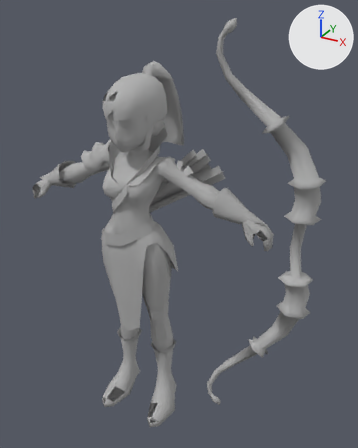
Before and after pictures for a commit that changed the FBX model Assets/GameCharacters/PlayableUnits/Archer/Models/Archer_Attack.FBX.
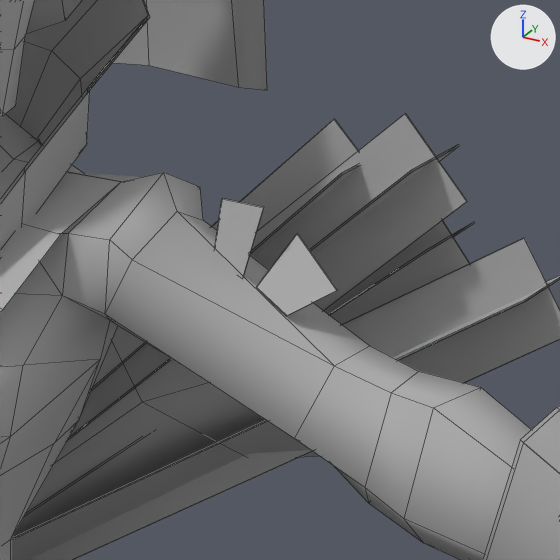
Each version is shown whole from a 50 mm camera at (1.159, -1.708, 1.913) aimed at (0.145, 0.135, 0.992), then close up on the part from 41% to 63% of the width and 30% to 47% of the height. Lighting does not change. The marker at upper right points along +X, +Y and +Z. The close-ups show mesh edges as thin lines. Where no turn or scale is listed for an object, it has been applied to the vertices. Vertices at the same position are counted once.

In view in the first close-up: 'Arquera_Body', 'Arquera_Flecha'.
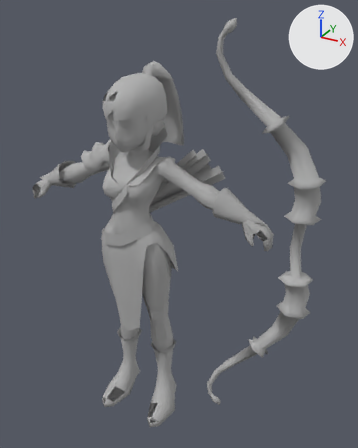
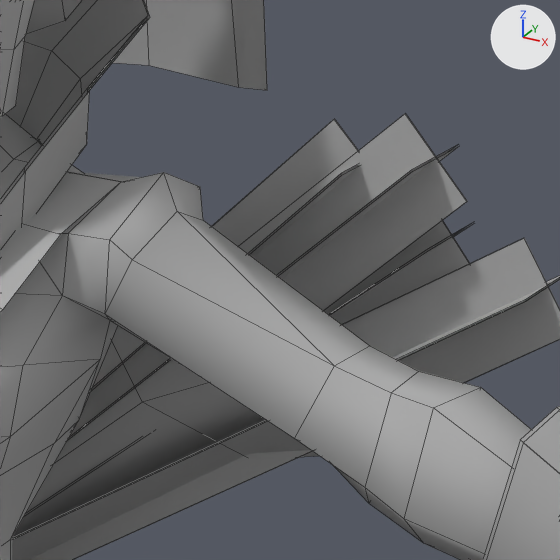
The change, as a diff of the scene's bpy script:
```diff
--- a/Assets/GameCharacters/PlayableUnits/Archer/Models/Archer_Attack.FBX.py
+++ b/Assets/GameCharacters/PlayableUnits/Archer/Models/Archer_Attack.FBX.py
@@ me_mesh @@
 me_mesh.from_pydata(...)  # 1056 vertices, 1026 faces; spans x -0.62..0.62, y -0.15..0.31, z 0.0..1.7
 # used by ob_arquera_body; location = (0.0, 0.0, 0.0)
+# me_mesh part 1: the loose piece of 4 vertices spanning x 0.2..0.23, y 0.02..0.03, z 1.29..1.33 is deleted
+# me_mesh part 2: the loose piece of 4 vertices spanning x 0.2..0.23, y 0.02..0.03, z 1.29..1.33 is deleted
+# me_mesh part 3: the loose piece of 4 vertices spanning x 0.23..0.27, y 0.01..0.04, z 1.28..1.31 is deleted
+# me_mesh part 4: the loose piece of 4 vertices spanning x 0.23..0.27, y 0.01..0.04, z 1.28..1.31 is deleted
 me_mesh.materials.append(mat_material__5)
```

Location of each change, (x1, y1, x2, y2) in pixels of the close-ups (560 x 560 px):
part 1 of me_mesh, deleted: before (224, 199, 264, 276)
part 2 of me_mesh, deleted: before (215, 199, 263, 277)
part 3 of me_mesh, deleted: before (297, 234, 337, 290)
part 4 of me_mesh, deleted: before (256, 234, 337, 316)
